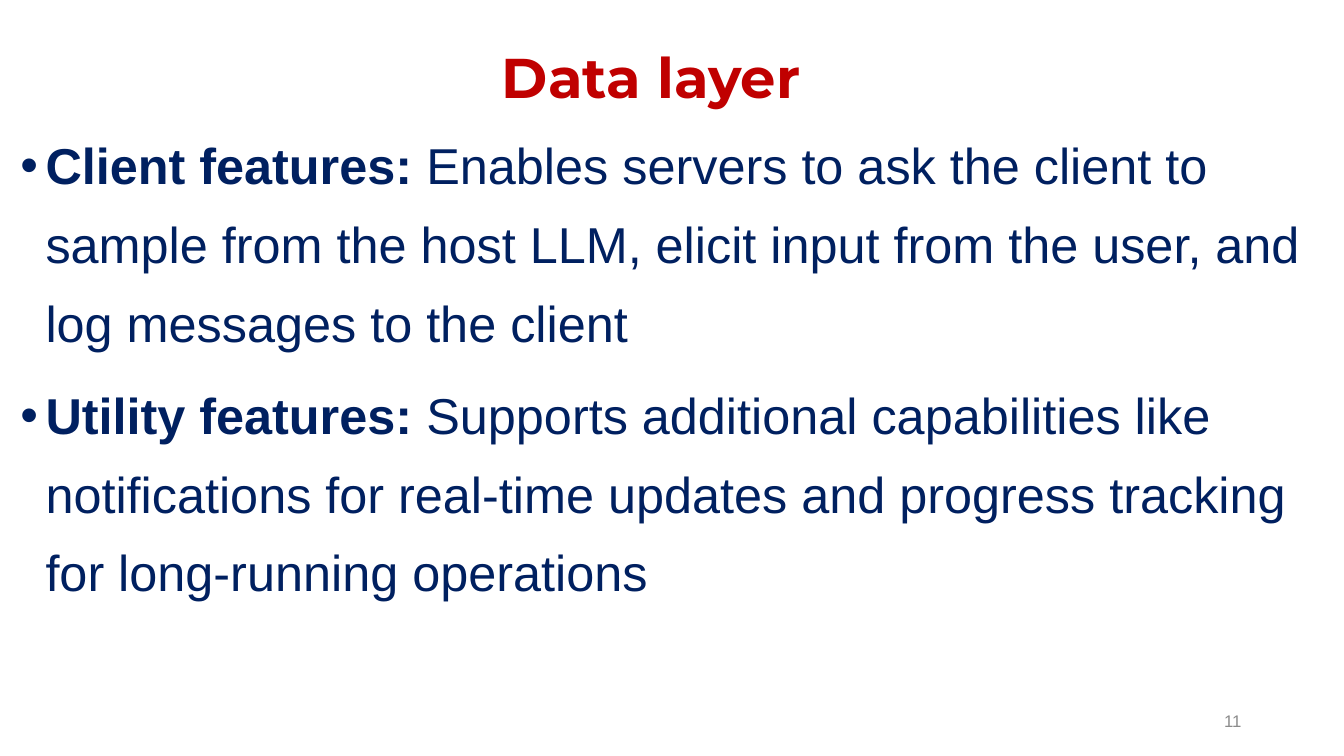
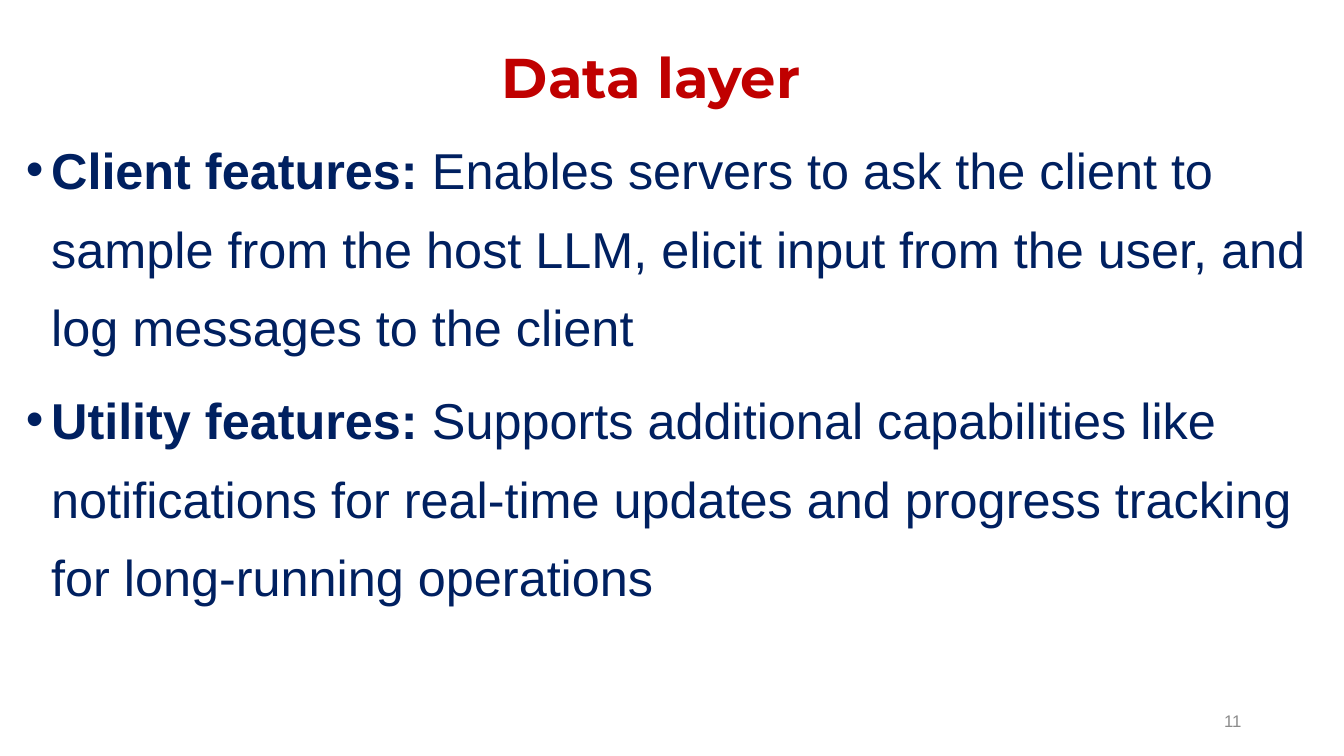
Before and after one commit to janakimeena/Building-Agents-with-MCP, a slide deck: slide 11 of MCP Architecture.pptx. Drawn at 1344x756 pixels with LibreOffice and Linux fonts; fonts in the diff are those of the drawing. Boxes give left, top, right and bottom in pixels: in the first picture for what was removed or moved away, otherwise in the second. Text is boxed around its words. In the diff, an @@ line names an element or a change of style, - is before the commit and + after.

```diff
--- a/MCP Architecture.pptx
+++ b/MCP Architecture.pptx
@@ text "Client features: Enables servers to ..." moved from (x1=46, y1=147, x2=1299, y2=601) to (x1=51, y1=152, x2=1305, y2=606) @@
```
Also in this commit, not shown: 21 other slides changed, 1 slide removed, 5 other files.
